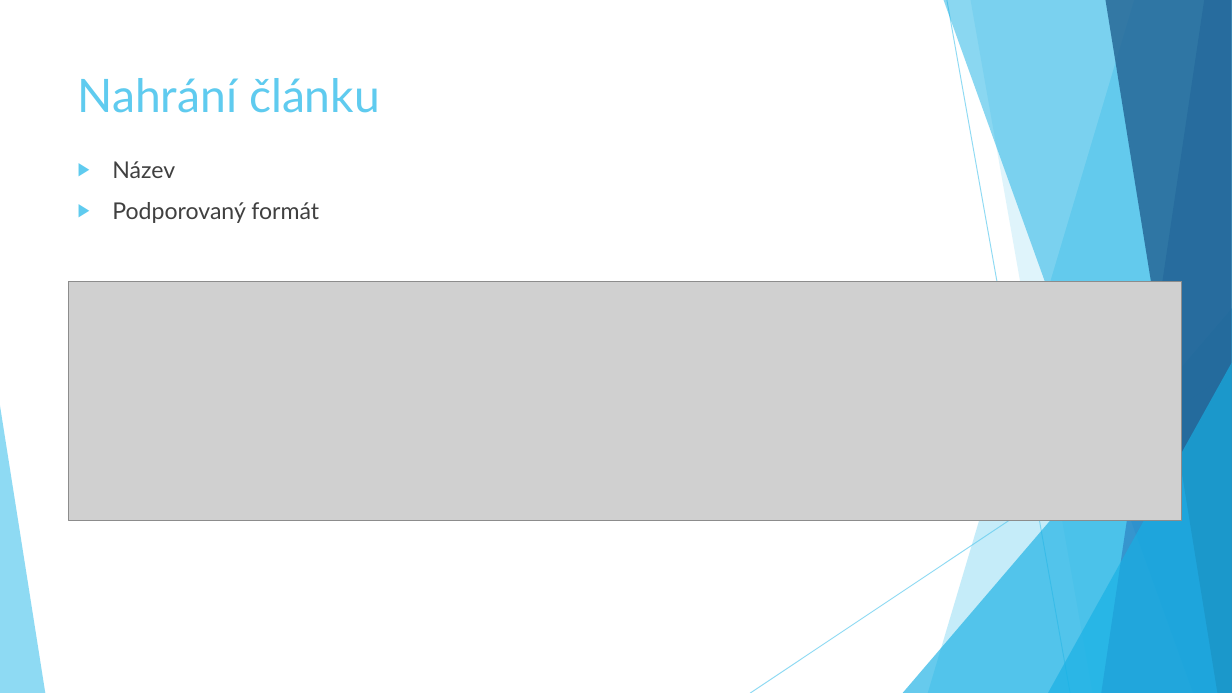
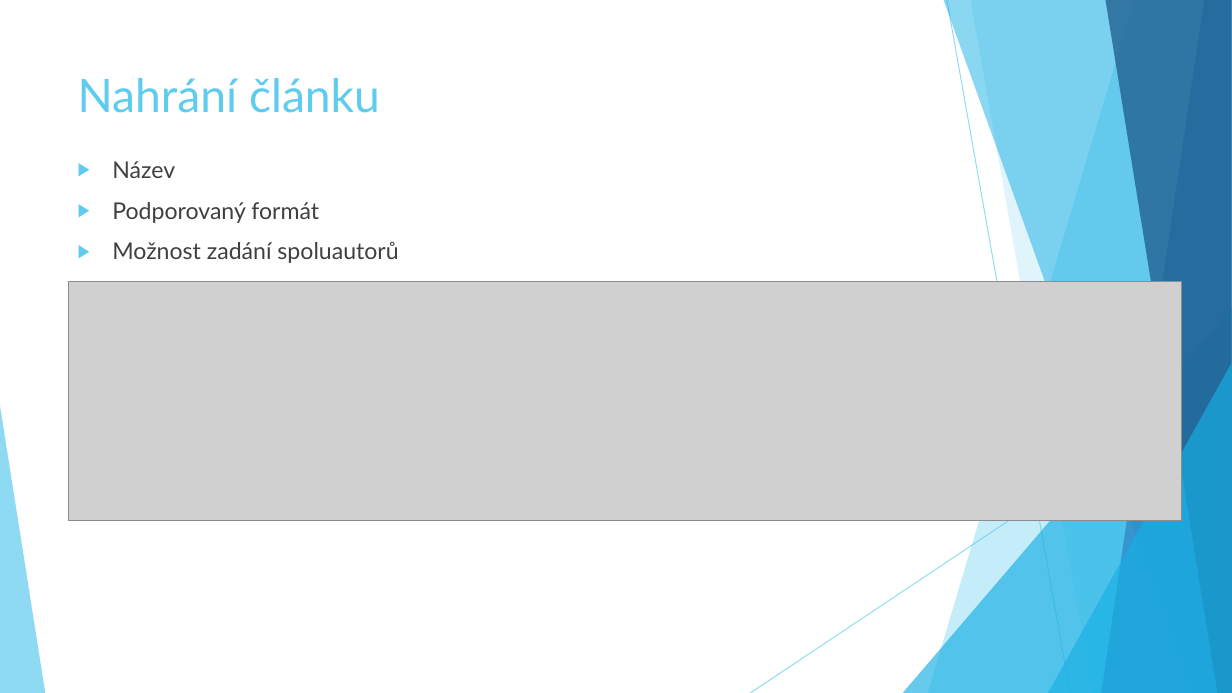
Before and after one commit to jklusacek73/RizeniSWProjektu, a slide deck: slide 7 of Prezentace/RSP.pptx. Drawn at 1232x693 pixels with LibreOffice and Linux fonts; fonts in the diff are those of the drawing; grey boxes stand for pictures. Boxes give left, top, right and bottom in pixels: in the first picture for what was removed or moved away, otherwise in the second. Text is boxed around its words. In the diff, an @@ line names an element or a change of style, - is before the commit and + after.

```diff
--- a/Prezentace/RSP.pptx
+++ b/Prezentace/RSP.pptx
@@ text at [112, 241, 398, 263]: paragraph added @@
+▶ Možnost zadání spoluautorů
```
Also in this commit, not shown: 2 other files.
